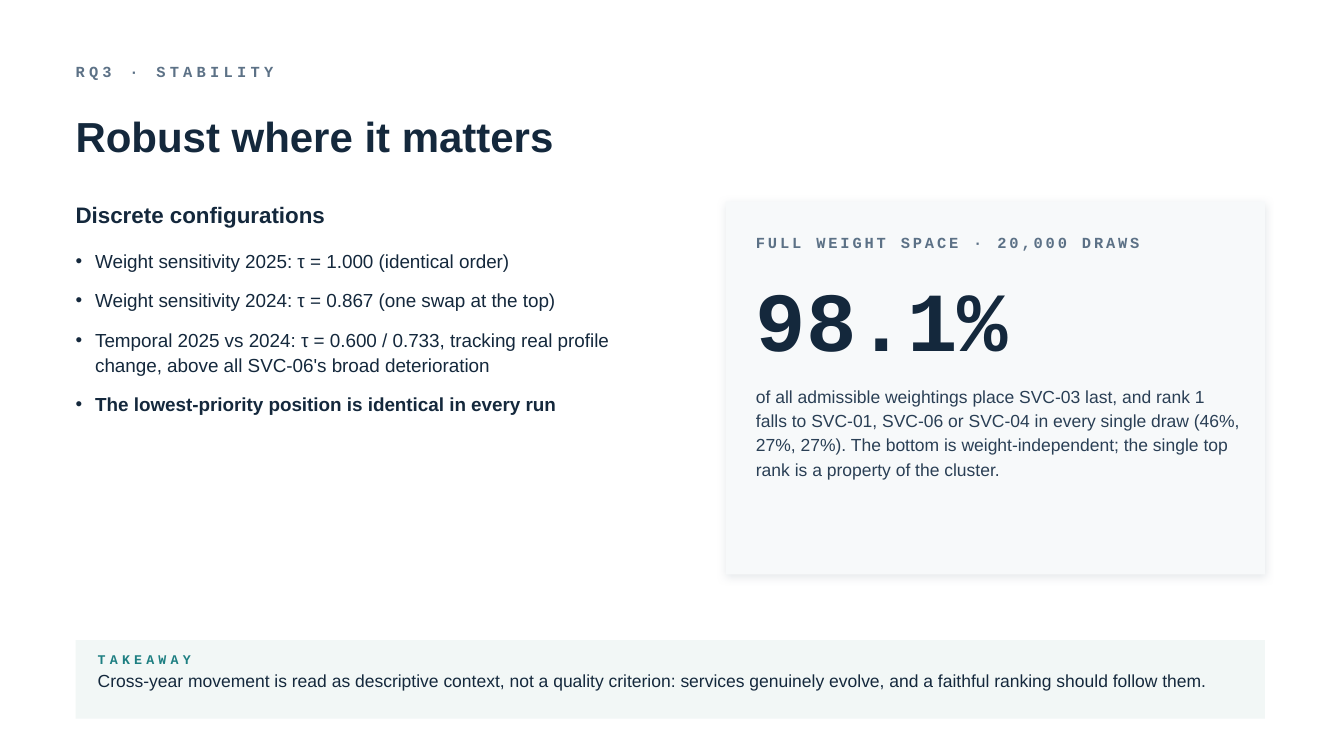
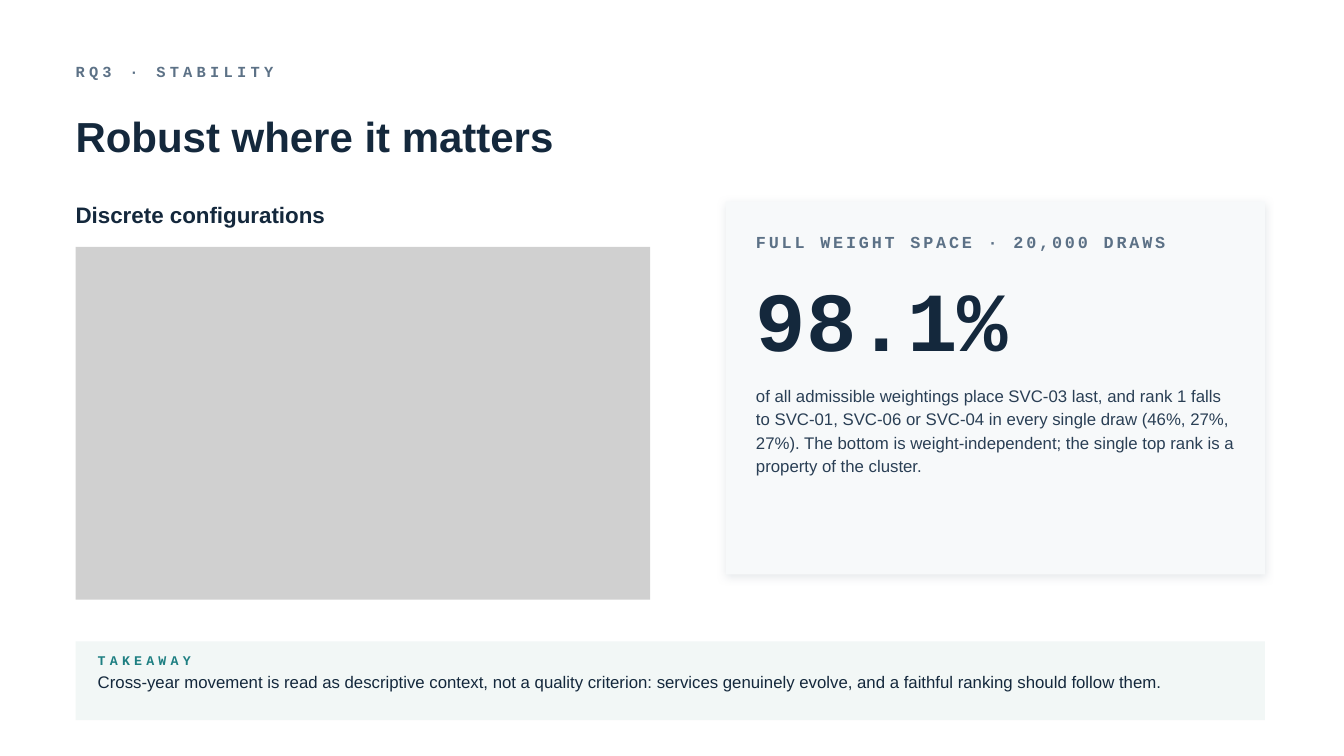
Before and after one commit to TobiZeier/MScProject, a slide deck: slide 9 of presentation/defense.pptx. Drawn at 1344x756 pixels with LibreOffice and Linux fonts; fonts in the diff are those of the drawing; grey boxes stand for pictures. Boxes give left, top, right and bottom in pixels: in the first picture for what was removed or moved away, otherwise in the second. Text is boxed around its words. In the diff, an @@ line names an element or a change of style, - is before the commit and + after.

```diff
--- a/presentation/defense.pptx
+++ b/presentation/defense.pptx
@@ text "FULL WEIGHT SPACE · 20,000 ..." at (756, 237, 1166, 251): size 11 to 12 pt @@
@@ picture added at (76, 247, 650, 600) @@
@@ text removed at (95, 254, 609, 415) @@
-• Weight sensitivity 2025: τ = 1.000 (identical order)
-• Weight sensitivity 2024: τ = 0.867 (one swap at the top)
-• Temporal 2025 vs 2024: τ = 0.600 / 0.733, tracking real profile change, above all SVC-06's broad deterioration
-• The lowest-priority position is identical in every run
@@ text "of all admissible weightings place ..." at (756, 390, 1233, 476): size 12.5 to 12 pt @@
@@ text "Cross-year movement is read as ..." at (98, 676, 1161, 692): size 12.5 to 12 pt @@
```
Also in this commit, not shown: 14 other slides changed, 5 other files.
